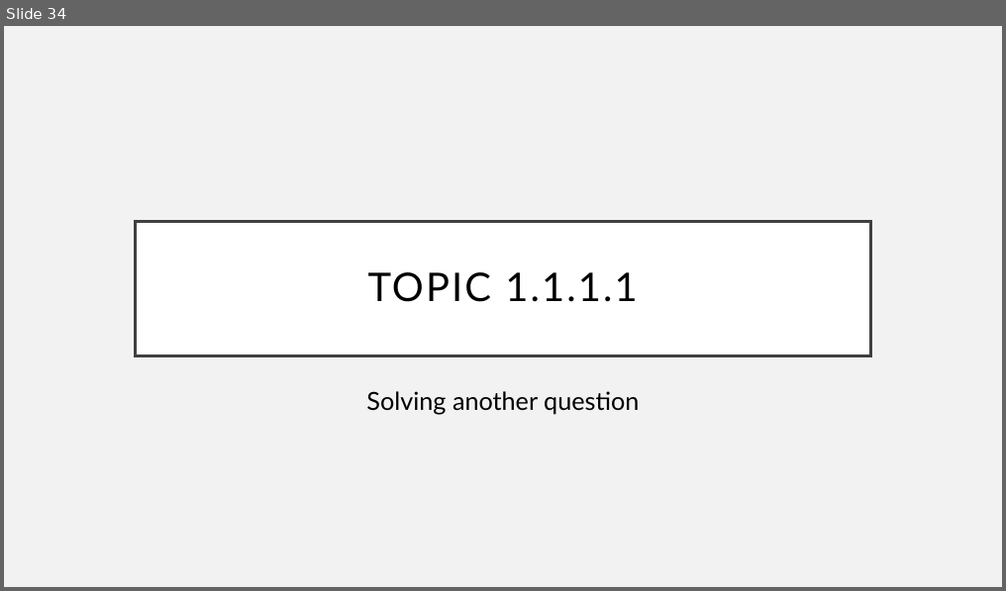
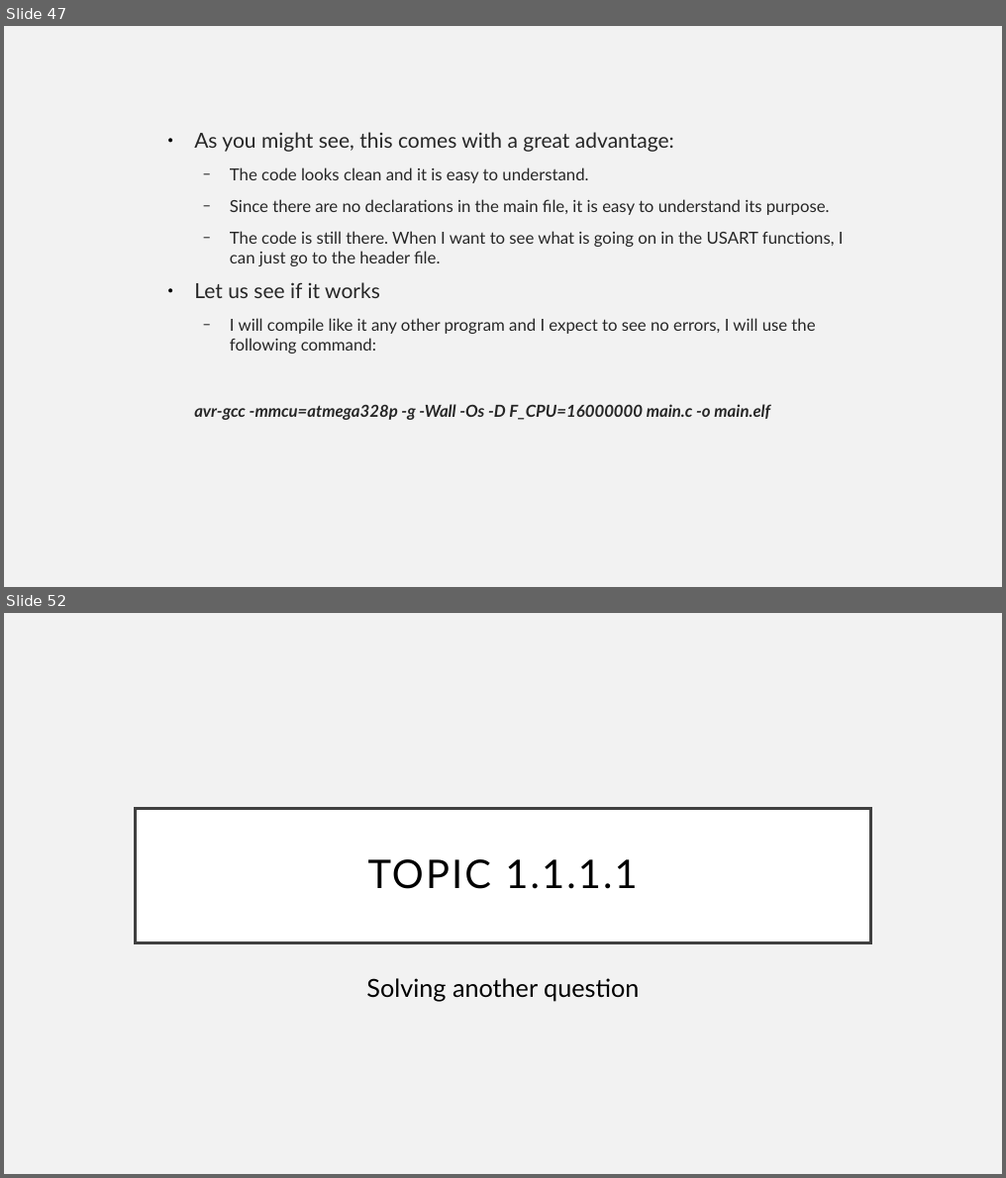
Before and after one commit to Equihua2211/I7266, a slide deck: 001_Slides/08_UART-USART.odp. Shown one above the other, each under a label of ours: slide 34 before the commit, slides 47 and 52 after it; the slides between them are not shown. The pictures are 1006x591 and 1006x1178 pixels, drawn with LibreOffice and Linux fonts; fonts in the diff are those of the drawing. Boxes give left, top, right and bottom in pixels: in the first picture for what was removed or moved away, otherwise in the second. Text is boxed around its words. In the diff, an @@ line names an element or a change of style, - is before the commit and + after.

```diff
--- a/001_Slides/08_UART-USART.odp
+++ b/001_Slides/08_UART-USART.odp
@@ slide 47 added at <box>4,26,1002,587</box>, background #F2F2F2 @@
@@ text added at <box>194,132,844,420</box>, 16 pt, text #262626 @@
+● As you might see, this comes with a great advantage:
+  − The code looks clean and it is easy to understand.
+  − Since there are no declarations in the main file, it is easy to understand its purpose.
+  − The code is still there. When I want to see what is going on in the USART functions, I can just go to the header file.
+● Let us see if it works
+  − I will compile like it any other program and I expect to see no errors, I will use the following command:
+avr-gcc -mmcu=atmega328p -g -Wall -Os -D F_CPU=16000000 main.c -o main.elf
@@ what was slide 34 is now slide 52 @@
```
Also in this commit, not shown: 5 slides changed, 17 other slides added, 4 other files.
